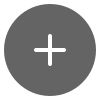
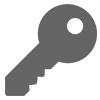
Before/after of a 100×100 layered artwork. What changed in the layer stack:
added layer "key-icon" above "add-icon - Copy" over (5, 4, 97, 96)
hid "add-icon - Copy" over (4, 4, 96, 96)
